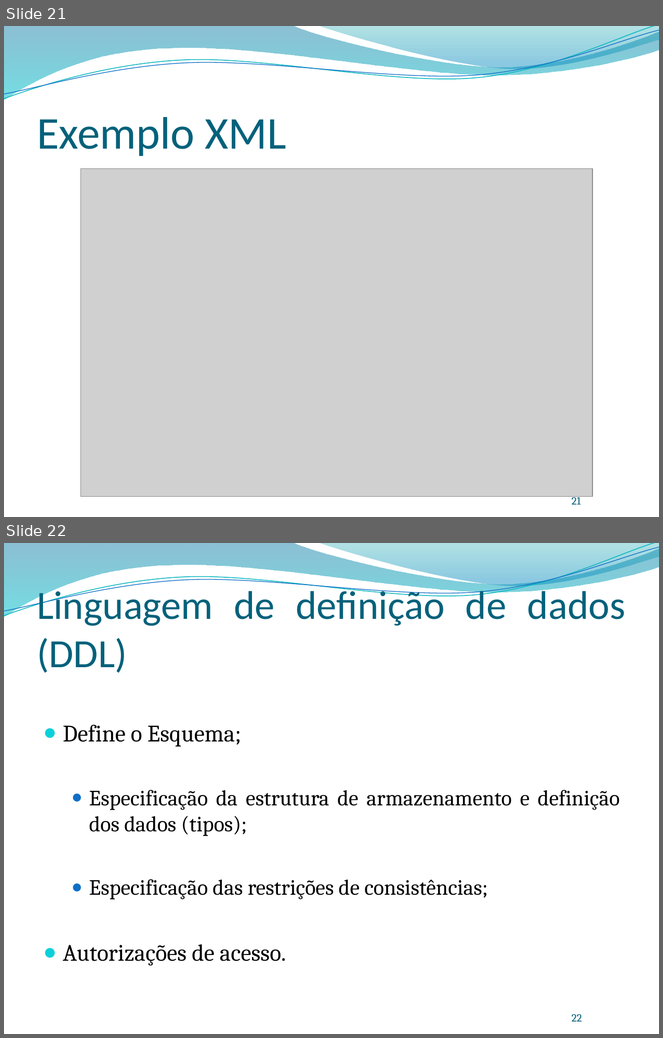
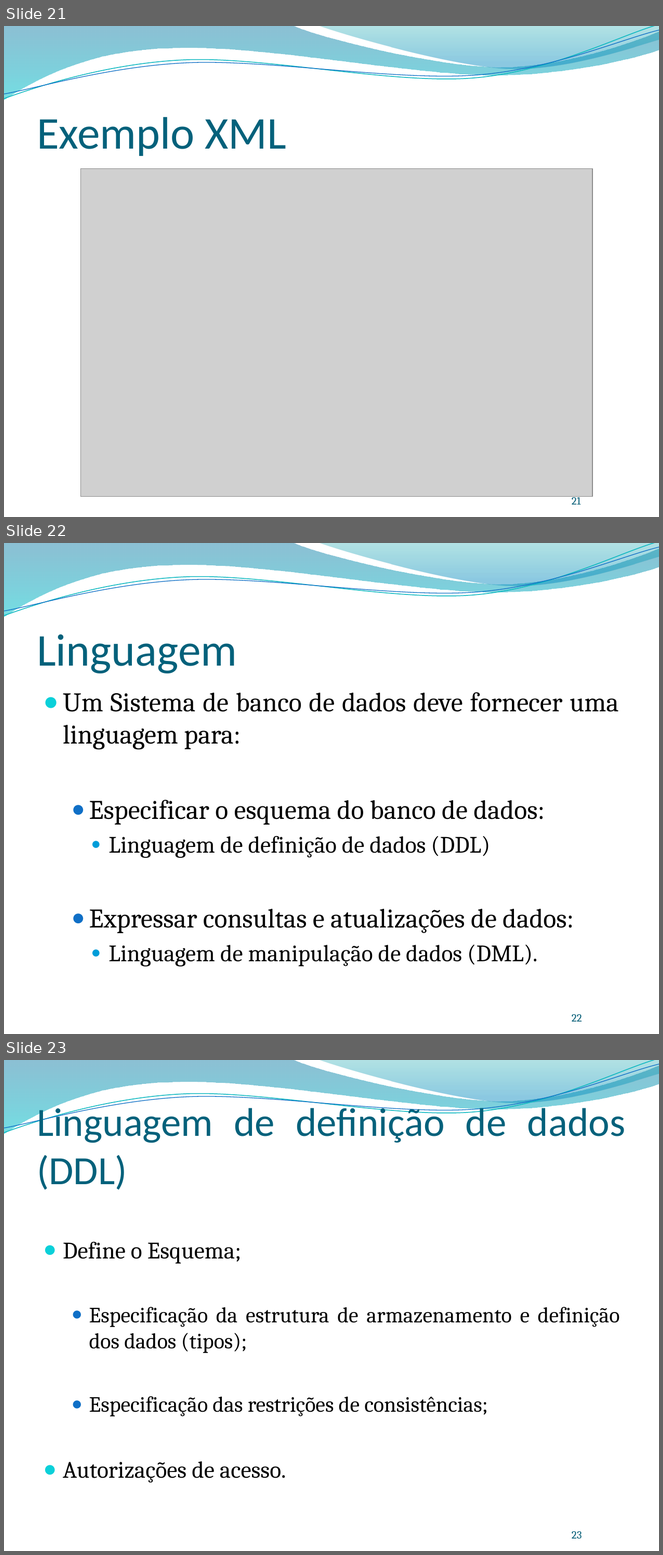
Before and after one commit to leonardopordeus/BD, a slide deck: Aula01.pptx. Shown one above the other, each under a label of ours: slides 21 and 22 before the commit, slides 21, 22 and 23 after it. The pictures are 663x1038 and 663x1555 pixels, drawn with LibreOffice and Linux fonts; fonts in the diff are those of the drawing; grey boxes stand for pictures; background and template pictures are left out. Boxes give left, top, right and bottom in pixels: in the first picture for what was removed or moved away, otherwise in the second. Text is boxed around its words. In the diff, an @@ line names an element or a change of style, - is before the commit and + after.

```diff
--- a/Aula01.pptx
+++ b/Aula01.pptx
@@ slide 22 added at box(4, 543, 659, 1034), background picture (left out); not listed: 4 template elements that a slide beside it also shows @@
@@ title added at box(37, 635, 237, 674), 50 pt, text #04617B @@
+Linguagem
@@ text added at box(63, 692, 619, 967), 29.6 pt, text #000000 @@
+● Um Sistema de banco de dados deve fornecer uma linguagem para:
+  ● Especificar o esquema do banco de dados:
+    ● Linguagem de definição de dados (DDL)
+  ● Expressar consultas e atualizações de dados:
+    ● Linguagem de manipulação de dados (DML).
@@ page number added at box(572, 1015, 582, 1022), 12 pt, text #045D75 @@
+22
@@ what was slide 22 is now slide 23 @@
@@ page number at box(572, 1532, 582, 1539): text changed @@
-22
+23
```
Also in this commit, not shown: 7 slides changed, 2 other files.
